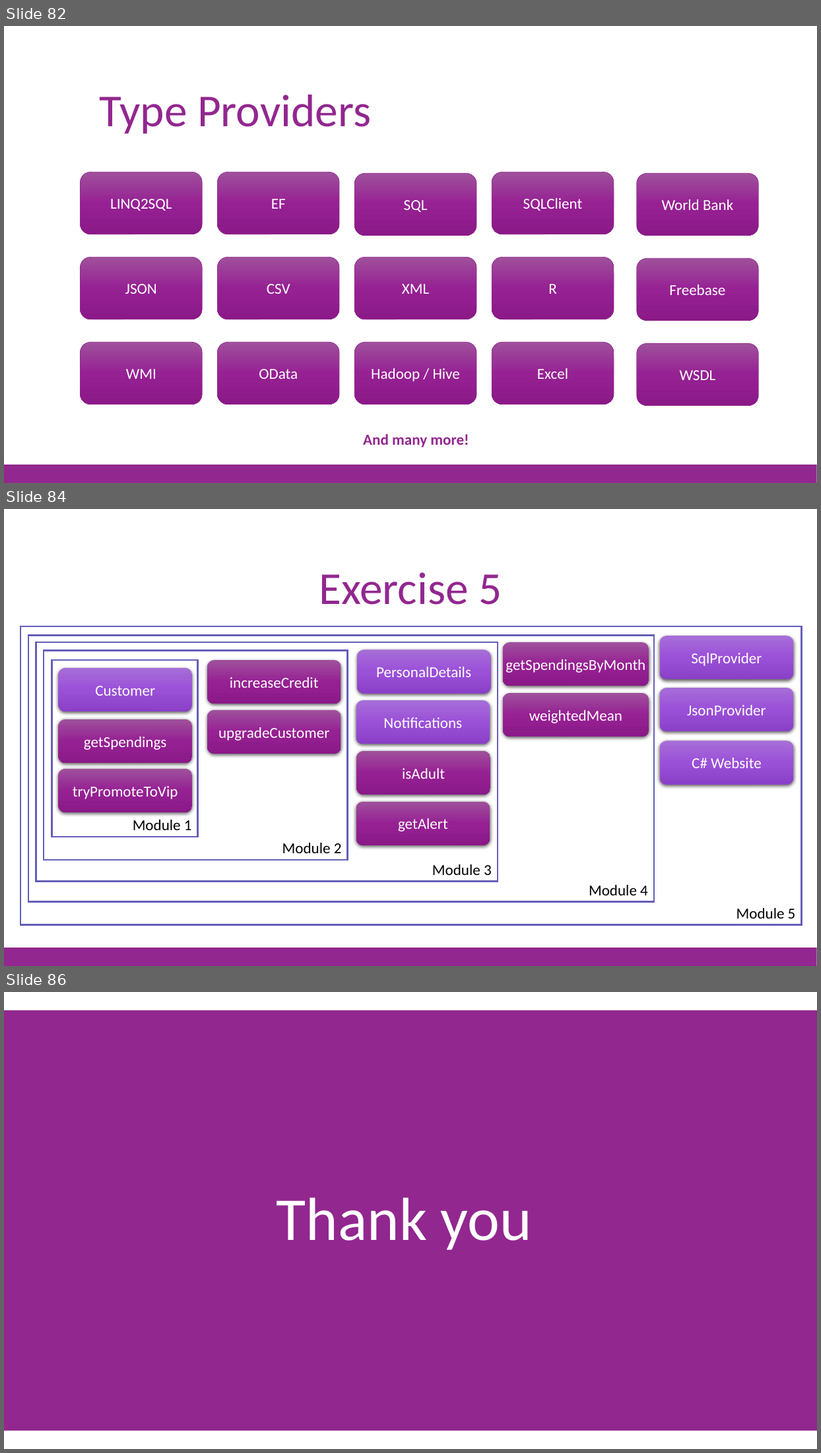
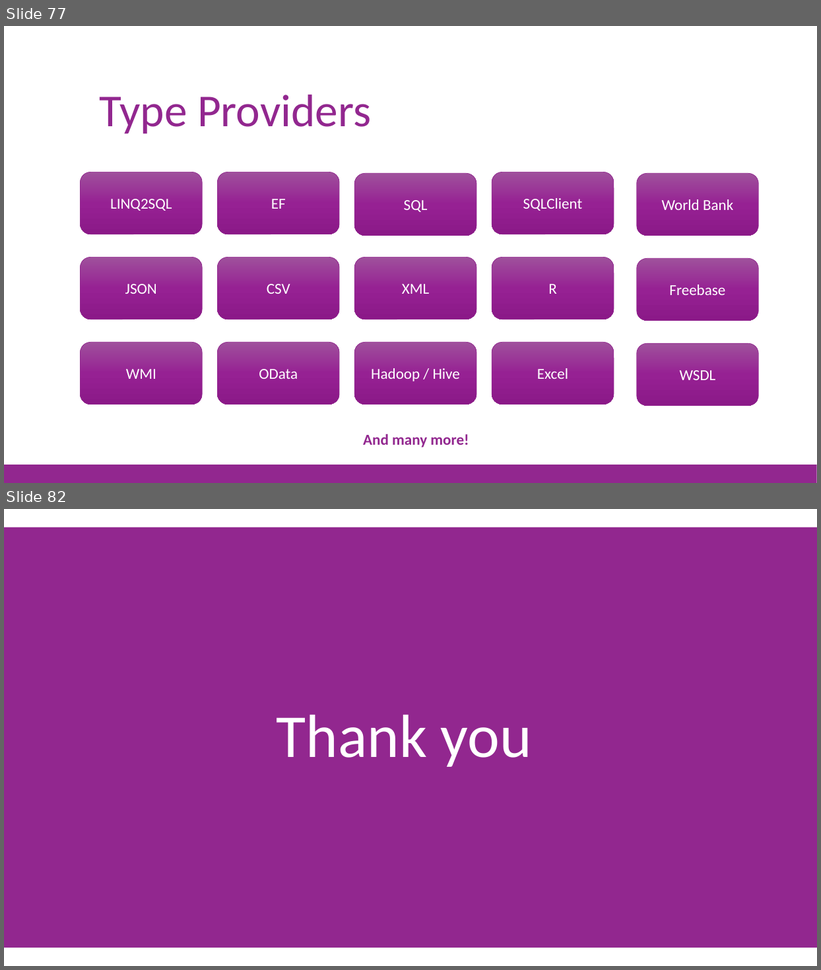
Before and after one commit to jorgef/fsharpworkshop, a slide deck: FSharpWorkshop_Slides.pptx. Shown one above the other, each under a label of ours: slides 82, 84 and 86 before the commit, slides 77 and 82 after it; the slides between them are not shown. The pictures are 821x1453 and 821x970 pixels, drawn with LibreOffice and Linux fonts; fonts in the diff are those of the drawing. Boxes give left, top, right and bottom in pixels: in the first picture for what was removed or moved away, otherwise in the second. Text is boxed around its words. In the diff, an @@ line names an element or a change of style, - is before the commit and + after.

```diff
--- a/FSharpWorkshop_Slides.pptx
+++ b/FSharpWorkshop_Slides.pptx
@@ slide 84 removed at <box>4,509,817,966</box>, background #FFFFFF; not listed: 1 template element that a slide beside it also shows @@
@@ title removed at <box>319,572,502,605</box> @@
-Exercise 5
@@ rectangle removed at <box>28,635,654,902</box> @@
-Module 4
@@ rounded rectangle removed at <box>503,642,649,687</box> @@
-getSpendingsByMonth
@@ rectangle removed at <box>44,650,348,859</box> @@
-Module 2
@@ group removed at <box>52,660,198,837</box>: 3 rounded rectangles, 1 rectangle @@
-Customer
-tryPromoteToVip
-getSpendings
-Module 1
@@ rounded rectangle removed at <box>207,660,341,704</box> @@
-increaseCredit
@@ rounded rectangle removed at <box>503,693,649,737</box> @@
-weightedMean
@@ rounded rectangle removed at <box>207,710,341,755</box> @@
-upgradeCustomer
@@ group removed at <box>20,626,802,925</box>: 3 rounded rectangles, 1 rectangle @@
-Module 5
-SqlProvider
-JsonProvider
-C# Website
@@ group removed at <box>36,642,498,882</box>: 4 rounded rectangles, 1 rectangle @@
-PersonalDetails
-Notifications
-Module 3
-isAdult
-getAlert
@@ what was slide 82 is now slide 77 @@
@@ what was slide 86 is now slide 82 @@
```
Also in this commit, not shown: 10 slides changed, 1 slide added, 4 other slides removed, 1 other file.
